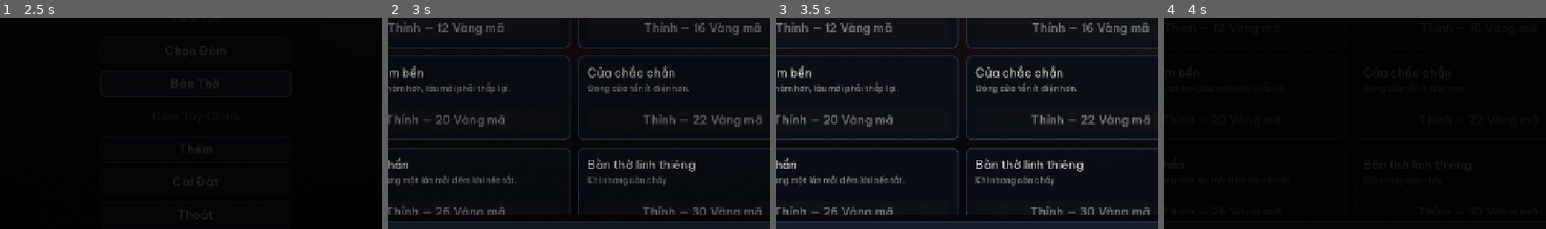
Above: before the commit, frames 1-4 (left to right).
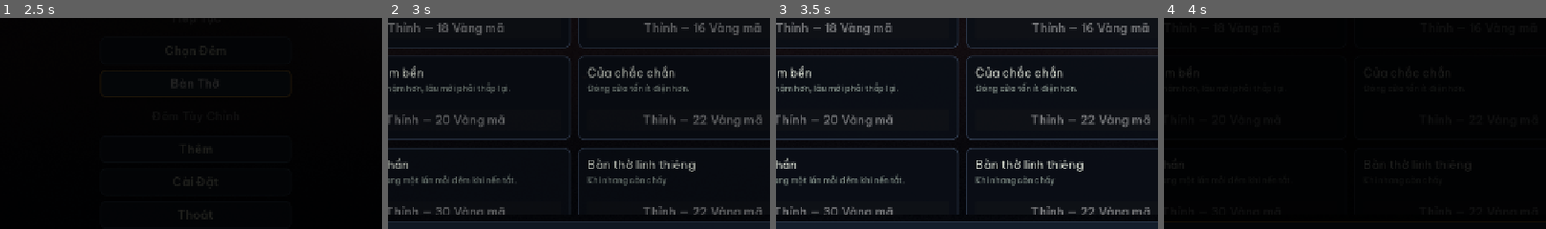
Above: after the commit, the same moments.

Repository: cthpAiden/nightwatch
Game: Godot game, scene res://scenes/screens/MainMenu.tscn
Two runs of this game, one before a commit and one after it. Both use one fixed random seed, a clock stepped at 60 frames per second and the inputs below.
Inputs (mouse positions are % of the whole screen's width and height, from its top left):
- Up to frame 1 (2.5 s): click "Đêm Mới" at 0.5 s; click "Chọn Đêm" at 1.25 s; click "Bàn Thờ" at 2 s
- Up to frame 2 (3 s): tap Enter at 2.75 s; move the mouse to (72, 46) at 2.77 s; hold Right (pan_right) from 2.78 s (still down); hold E (answer_phone) from 2.78 s (still down); click (72, 46) at 2.92 s
- Up to frame 3 (3.5 s): keep holding Right (pan_right); keep holding E (answer_phone)
- Up to frame 4 (4 s): release Right (pan_right) at 3.5 s; release E (answer_phone) at 3.5 s; click "Quay Lại" at 3.5 s
The pictures show only the part of the screen within x 24-74%, y 41-91%; the shares and areas given below are measured in that part.

Frame 1 is identical in both runs. In frame 2, 0.3% of the frame differs, in the area x 12-98%, y 3-94%; in frame 3, 0.4%; in frame 4, less than 0.1%.

Commit message:
Balance & economy: shared currency scale, looser anti-farm, N5 fix, pacing
- Shop items rescaled ~4x so they share one wallet scale with shrine upgrades;
  upgrade ladder repriced to value (no effect changes).
- Anti-farm best now commits on WIN only, so stuck players keep earning toward
  the upgrade that unblocks them; hourly 6→8, win bonus 25→15 (steadier feel).
- N5 wisp-storm softened so the campaign peak lands on N6; N1/N2 shortened to
  cut early dead air; incense relight refill 58→70; Custom Night pace relaxed
  off NIGHTMARE so calm presets feel calm. Master makeup gain 2→1 dB.

Co-Authored-By: Claude Opus 4.8 <noreply@anthropic.com>

Diff:
--- a/scripts/core/audio_manager.gd
+++ b/scripts/core/audio_manager.gd
@@ -84,7 +84,7 @@
 		comp.ratio = 3.5
 		comp.attack_us = 18000.0
 		comp.release_ms = 240.0
-		comp.gain = 2.0
+		comp.gain = 1.0
 		AudioServer.add_bus_effect(mi, comp)
 		var lim := AudioEffectLimiter.new()
 		lim.ceiling_db = -0.6
--- a/scripts/core/game_state.gd
+++ b/scripts/core/game_state.gd
@@ -20,8 +20,8 @@
 ## "spd" = real seconds per in-game hour (×6 hours = night length). Tuned a bit
 ## quicker than before so a night moves at a livelier pace.
 const STORY := {
-	1: {"levels": {"ong_ke": 2}, "vendor": false, "spd": 70.0, "name": "NIGHT_TITLE_1", "mods": []},
-	2: {"levels": {"ong_ke": 3, "ma_da": 2}, "vendor": true, "spd": 66.0, "name": "NIGHT_TITLE_2", "mods": []},
+	1: {"levels": {"ong_ke": 2}, "vendor": false, "spd": 62.0, "name": "NIGHT_TITLE_1", "mods": []},
+	2: {"levels": {"ong_ke": 3, "ma_da": 2}, "vendor": true, "spd": 60.0, "name": "NIGHT_TITLE_2", "mods": []},
 	3: {"levels": {"ong_ke": 4, "ma_da": 3, "co_hon": 3}, "vendor": true, "spd": 63.0, "name": "NIGHT_TITLE_3", "mods": ["blackout"]},
 	4: {"levels": {"ong_ke": 5, "ma_da": 4, "co_hon": 4, "quy_nhap_trang": 3}, "vendor": true, "spd": 60.0, "name": "NIGHT_TITLE_4", "mods": ["fog"]},
 	5: {"levels": {"ong_ke": 6, "ma_da": 5, "co_hon": 5, "quy_nhap_trang": 4, "ma_troi": 4}, "vendor": true, "spd": 57.0, "name": "NIGHT_TITLE_5", "mods": ["wisp_storm"]},
@@ -44,7 +44,7 @@
 	is_custom = true
 	custom_levels = levels.duplicate(true)
 	current_night = CUSTOM_NIGHT_INDEX
-	difficulty = GameEnums.Difficulty.NIGHTMARE
+	difficulty = GameEnums.Difficulty.NORMAL
 	active_config = _build_config(CUSTOM_NIGHT_INDEX, levels, true, 75.0)
 	last_cause = ""
 	Router.to_night()
--- a/scripts/systems/item_registry.gd
+++ b/scripts/systems/item_registry.gd
@@ -42,13 +42,13 @@
 static func _cost(id: String) -> int:
 	match id:
 		"bua_that", "banh_chung", "canh_gai":
-			return 3
+			return 10
 		"nhang", "muoi_gao", "nuoc_phep", "vong_dau_tam", "toi":
-			return 2
+			return 7
 		"nuoc_mam", "den_ong_sao":
-			return 1
+			return 4
 		_:
-			return 1
+			return 4
 
 static func all() -> Array:
 	var out: Array = []
--- a/scripts/systems/shrine_upgrades.gd
+++ b/scripts/systems/shrine_upgrades.gd
@@ -4,11 +4,11 @@
 ## the matching effect (see _apply_shrine_upgrades). One-time purchases.
 
 const CATALOG := [
-	{"id": "more_offerings", "name": "UPG_MORE_OFFERINGS_NAME", "desc": "UPG_MORE_OFFERINGS_DESC", "cost": 12},
+	{"id": "more_offerings", "name": "UPG_MORE_OFFERINGS_NAME", "desc": "UPG_MORE_OFFERINGS_DESC", "cost": 18},
 	{"id": "fast_bell", "name": "UPG_FAST_BELL_NAME", "desc": "UPG_FAST_BELL_DESC", "cost": 16},
 	{"id": "incense_slow", "name": "UPG_INCENSE_SLOW_NAME", "desc": "UPG_INCENSE_SLOW_DESC", "cost": 20},
 	{"id": "sturdy_doors", "name": "UPG_STURDY_DOORS_NAME", "desc": "UPG_STURDY_DOORS_DESC", "cost": 22},
-	{"id": "auto_relight", "name": "UPG_AUTO_RELIGHT_NAME", "desc": "UPG_AUTO_RELIGHT_DESC", "cost": 26},
-	{"id": "bright_altar", "name": "UPG_BRIGHT_ALTAR_NAME", "desc": "UPG_BRIGHT_ALTAR_DESC", "cost": 30},
-	{"id": "extra_ward", "name": "UPG_EXTRA_WARD_NAME", "desc": "UPG_EXTRA_WARD_DESC", "cost": 34},
+	{"id": "auto_relight", "name": "UPG_AUTO_RELIGHT_NAME", "desc": "UPG_AUTO_RELIGHT_DESC", "cost": 30},
+	{"id": "bright_altar", "name": "UPG_BRIGHT_ALTAR_NAME", "desc": "UPG_BRIGHT_ALTAR_DESC", "cost": 22},
+	{"id": "extra_ward", "name": "UPG_EXTRA_WARD_NAME", "desc": "UPG_EXTRA_WARD_DESC", "cost": 26},
 ]
